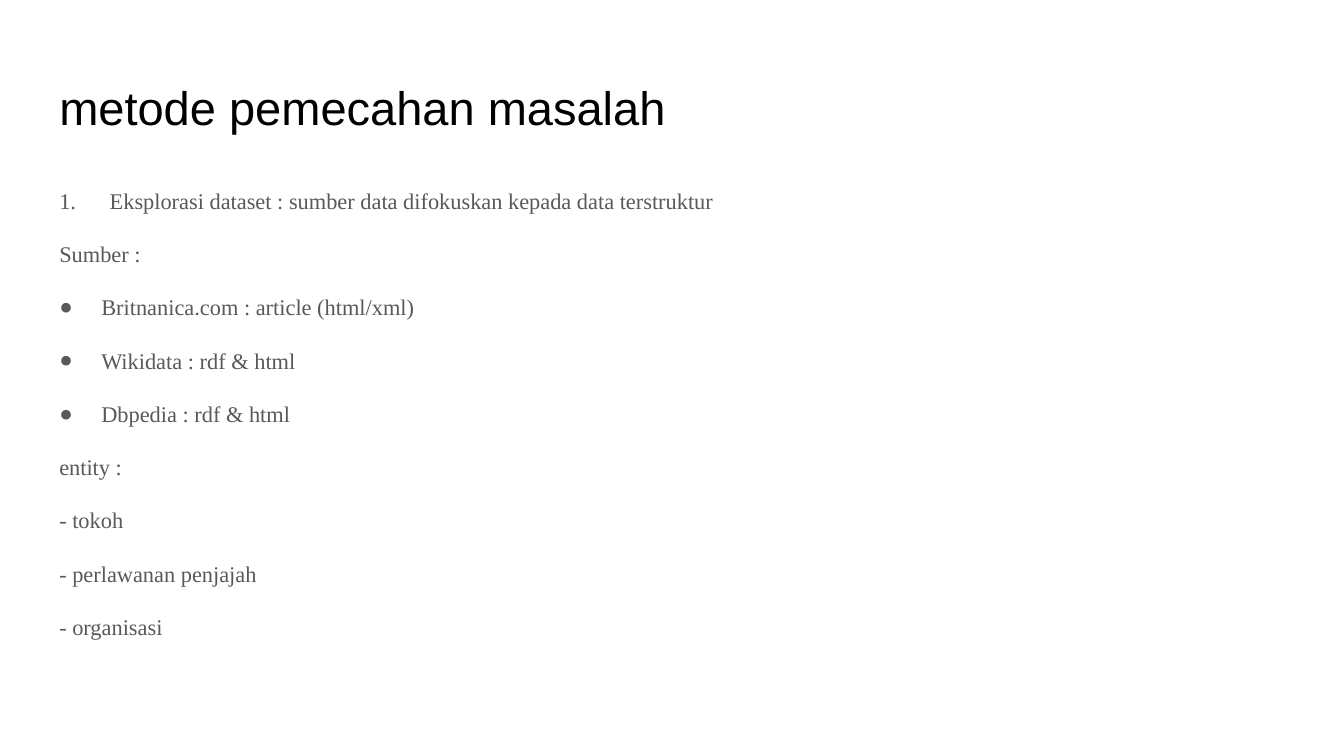
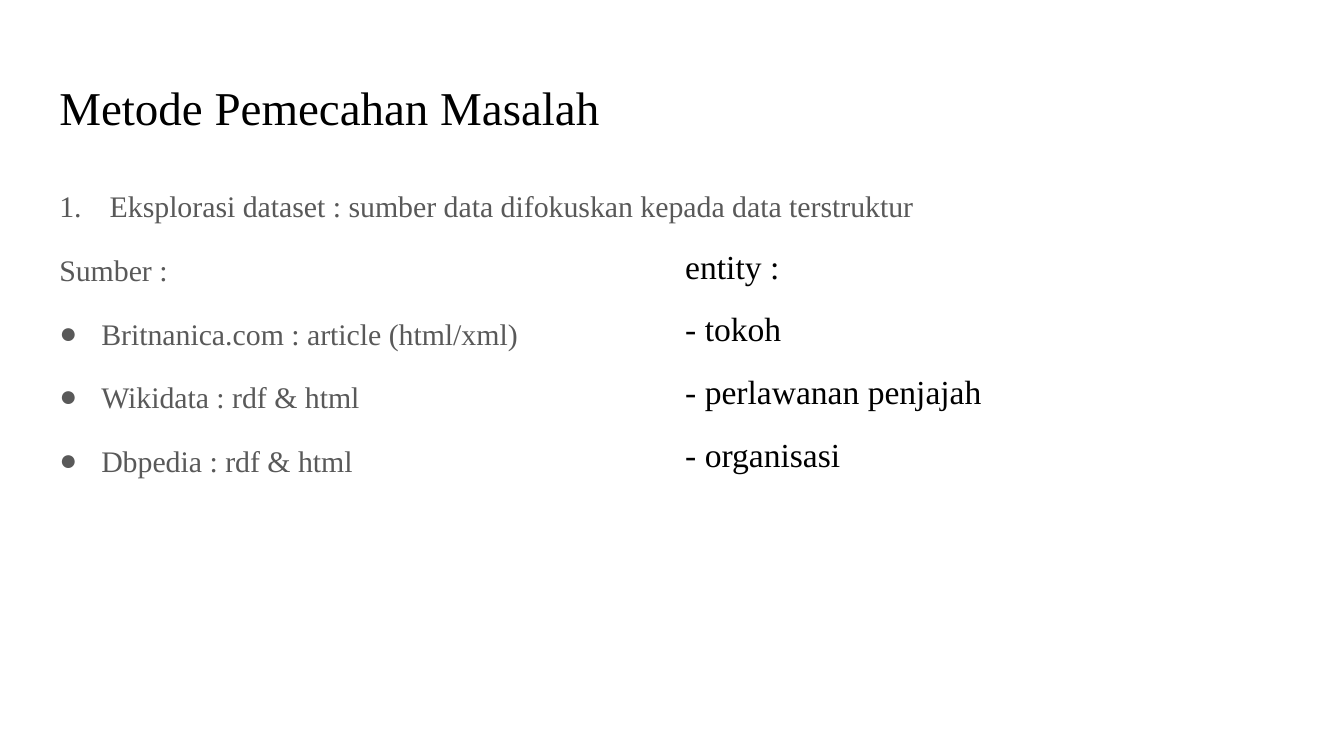
Before and after one commit to rcsenlia/Ontologi-Sejarah-Indonesia, a slide deck: slide 8 of RichieChristiansenSenlia/Draft Proposal - Richie Christiansen Senlia.pptx. Drawn at 1344x756 pixels with LibreOffice and Linux fonts; fonts in the diff are those of the drawing. Boxes give left, top, right and bottom in pixels: in the first picture for what was removed or moved away, otherwise in the second. Text is boxed around its words. In the diff, an @@ line names an element or a change of style, - is before the commit and + after.

```diff
--- a/RichieChristiansenSenlia/Draft Proposal - Richie Christiansen Senlia.pptx
+++ b/RichieChristiansenSenlia/Draft Proposal - Richie Christiansen Senlia.pptx
@@ title at (x1=59, y1=92, x2=599, y2=126): text changed; font Arial to Times New Roman @@
-metode pemecahan masalah
+Metode Pemecahan Masalah
@@ text "Eksplorasi dataset : sumber data ..." at (x1=59, y1=196, x2=913, y2=478): size 12 to 16 pt @@
@@ text added at (x1=685, y1=256, x2=982, y2=473), 18 pt, text #000000 @@
+entity :
+- tokoh
+- perlawanan penjajah
+- organisasi
@@ text at (x1=59, y1=460, x2=257, y2=640): paragraphs removed @@
-entity :
-- tokoh
-- perlawanan penjajah
-- organisasi
```
Also in this commit, not shown: 10 other slides changed.
